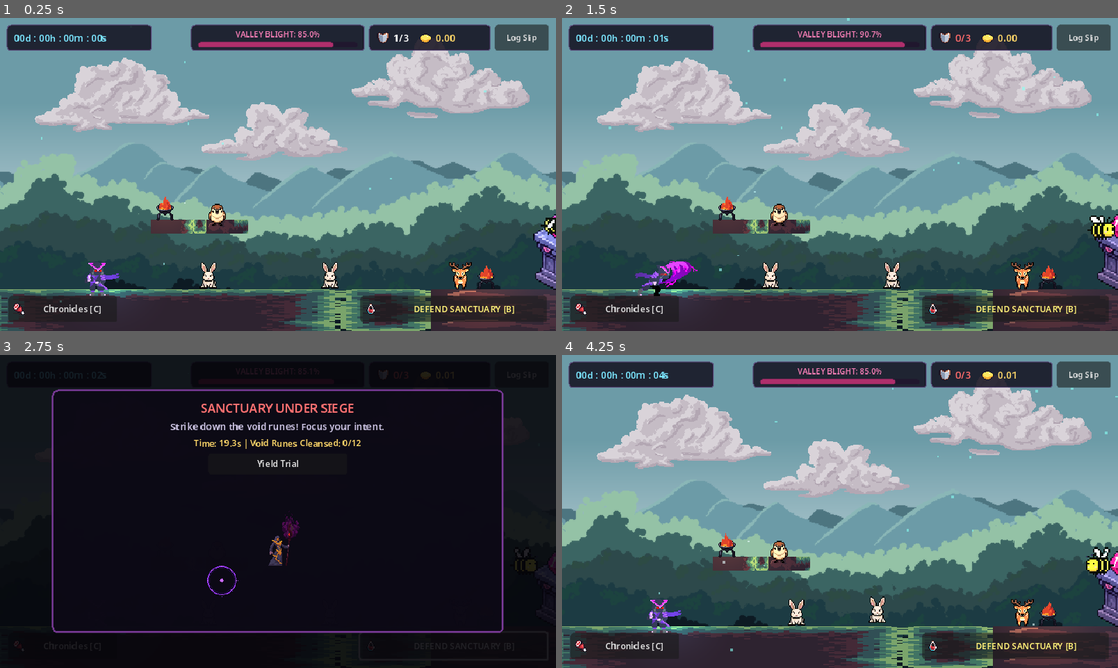
Above: before the commit, frames 1-4 (two rows, left to right).
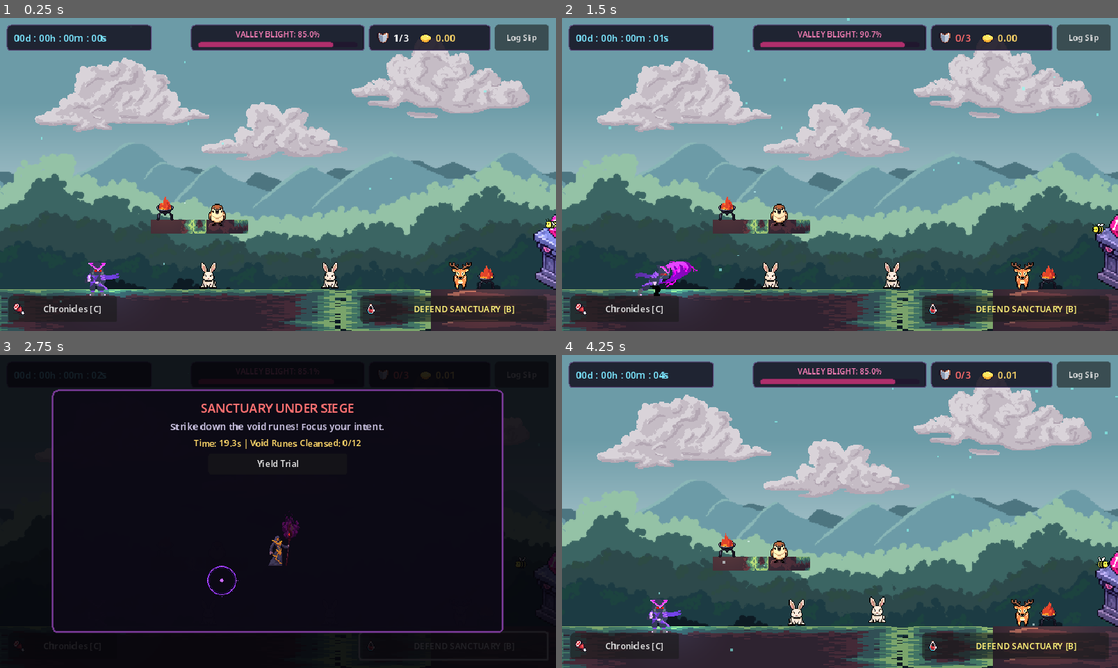
Above: after the commit, the same moments.

Repository: blackpirateapps/sanctuary
Game: Godot game, scene res://scenes/main.tscn
The game is run twice, just before and just after one commit, with the same random seed, the same clock (stepped at 60 frames per second) and the same inputs.
Inputs:
- Up to frame 1 (0.25 s): no input
- Up to frame 2 (1.5 s): click "Log Slip" at 0.5 s; click "Confirm Slip" at 1.25 s
- Up to frame 3 (2.75 s): click "DEFEND SANCTUARY [B]" at 2 s
- Up to frame 4 (4.25 s): click "Chronicles [C]" at 2.75 s; click "Yield Trial" at 3.5 s

The runs differ from the first frame. In frame 1, less than 0.1% of the frame differs, in the area x 97-100%, y 63-70%; in frame 2, 0.2%; in frame 3, less than 0.1%; in frame 4, 0.4%, in the area x 40-100%, y 61-86%.

Commit message:
fix(wildlife): reduce cute pack & frog scales, fix dragonfly forward facing, and set forest fauna to background

Diff:
--- a/project/scenes/main.tscn
+++ b/project/scenes/main.tscn
@@ -777,15 +777,23 @@
 [node name="Animals" type="Node2D" parent="."]
 
 [node name="Fauna_Rabbit1" parent="Animals" instance=ExtResource("69_animal")]
+z_index = -1
 position = Vector2(240, 312)
 animal_id = "rabbit"
+is_background = true
+can_pet = false
+can_flee = false
 wander_min_x = 160.0
 wander_max_x = 340.0
 
 [node name="Fauna_Rabbit2" parent="Animals" instance=ExtResource("69_animal")]
+z_index = -1
 position = Vector2(380, 312)
 animal_id = "rabbit"
 display_name = "Meadow Bunny"
+is_background = true
+can_pet = false
+can_flee = false
 wander_min_x = 300.0
 wander_max_x = 470.0
 
@@ -794,14 +802,22 @@
 animal_id = "sparrow"
 
 [node name="Fauna_Deer" parent="Animals" instance=ExtResource("69_animal")]
+z_index = -1
 position = Vector2(530, 312)
 animal_id = "deer"
+is_background = true
+can_pet = false
+can_flee = false
 wander_min_x = 480.0
 wander_max_x = 610.0
 
 [node name="Fauna_Doe" parent="Animals" instance=ExtResource("69_animal")]
+z_index = -1
 position = Vector2(740, 312)
 animal_id = "doe"
+is_background = true
+can_pet = false
+can_flee = false
 wander_min_x = 660.0
 wander_max_x = 810.0
 
@@ -816,8 +832,12 @@
 animal_id = "owl"
 
 [node name="Fauna_Fox" parent="Animals" instance=ExtResource("69_animal")]
+z_index = -1
 position = Vector2(980, 312)
 animal_id = "fox"
+is_background = true
+can_pet = false
+can_flee = false
 wander_min_x = 910.0
 wander_max_x = 1110.0
 
@@ -866,15 +886,18 @@
 animal_id = "raven"
 
 [node name="Spirit_GoldenDoe" parent="Animals" instance=ExtResource("69_animal")]
+z_index = -1
 position = Vector2(600, 312)
 animal_id = "doe"
 display_name = "Golden Spirit Doe"
+is_background = true
+can_pet = false
+can_flee = false
 wander_min_x = 520.0
 wander_max_x = 680.0
 unlock_tier = 1
 is_spirit = true
 spirit_color = Color(1, 0.85, 0.35, 1)
-pet_message = "*The Golden Spirit Doe bathes your spirit in celestial warmth (+2 Focus Mana)*"
 
 [node name="Spirit_GuardianBear" parent="Animals" instance=ExtResource("69_animal")]
 position = Vector2(1050, 312)
--- a/project/scratch/test_wildlife.gd
+++ b/project/scratch/test_wildlife.gd
@@ -66,43 +66,82 @@
 			"Ground animal %s position.y (%.1f) does not match floor (%.1f)" % [g_name, node.position.y, FLOOR_Y])
 		print("  ✔ %s cleanly grounded at Y = %.1f" % [g_name, node.position.y])
 
-	# 4. Wander Boundaries & Range Sanity
-	print("\n--- Test 4: Wander Boundaries Sanity ---")
-	for child in animals_node.get_children():
-		var min_x: float = child.get("wander_min_x")
-		var max_x: float = child.get("wander_max_x")
-		var pos_x: float = child.position.x
-		if min_x != 0.0 or max_x != 0.0:
-			assert(min_x >= 0.0 and max_x <= 5760.0, "Wander bounds [%.1f, %.1f] out of world bounds [0, 5760] in %s" % [min_x, max_x, child.name])
-			assert(min_x <= max_x, "min_x (%.1f) > max_x (%.1f) in %s" % [min_x, max_x, child.name])
-			assert(pos_x >= min_x - 50.0 and pos_x <= max_x + 50.0, "Initial position %.1f outside wander bounds [%.1f, %.1f] in %s" % [pos_x, min_x, max_x, child.name])
-	print("✔ All wander patrol intervals strictly within valid world coordinates [0..5760]")
+	# 4. Scale Reduction Verification (Frog, Dragonfly & Cute Pack)
+	print("\n--- Test 4: Size Reductions Verification ---")
+	var frog = animals_node.get_node("Fauna_Frog")
+	assert(frog.base_scale.x <= 0.65 and frog.base_scale.y <= 0.65, "Frog scale should be reduced (<= 0.65), got %s" % str(frog.base_scale))
+	print("  ✔ Frog scale verified reduced: %s" % str(frog.base_scale))
 
-	# 5. Petting Interaction & Mana Reward
-	print("\n--- Test 5: Petting Interaction Mechanics ---")
-	var deer = animals_node.get_node("Fauna_Deer")
-	assert(deer != null, "Fauna_Deer missing")
+	var dragonfly = animals_node.get_node("Fauna_Dragonfly")
+	assert(dragonfly.base_scale.x <= 0.4 and dragonfly.base_scale.y <= 0.4, "Dragonfly scale should be reduced (<= 0.4), got %s" % str(dragonfly.base_scale))
+	print("  ✔ Dragonfly scale verified reduced: %s" % str(dragonfly.base_scale))
+
+	var cute_pack_nodes = [
+		"Fauna_Bee", "Fauna_Dragonfly", "Fauna_Bat1", "Fauna_WhiteBat",
+		"Spirit_GuardianBear", "Spirit_VoidDrake"
+	]
+	for c_name in cute_pack_nodes:
+		var node = animals_node.get_node(c_name)
+		assert(node.base_scale.x < 1.0 and node.base_scale.y < 1.0, "Cute pack animal %s scale should be < 1.0, got %s" % [c_name, str(node.base_scale)])
+		print("  ✔ [Cute Pack] %s scale reduced: %s" % [c_name, str(node.base_scale)])
+	print("✔ All Cute pack animals and tiny frog verified with reduced proportions")
+
+	# 5. Background & Non-Interactable Fauna Verification (Fox, Deer, Doe, Rabbit)
+	print("\n--- Test 5: Background & Non-Interactable Animals Check ---")
+	var bg_animals = [
+		"Fauna_Rabbit1", "Fauna_Rabbit2", "Fauna_Deer", "Fauna_Doe", "Fauna_Fox", "Spirit_GoldenDoe"
+	]
+	for bg_name in bg_animals:
+		var node = animals_node.get_node(bg_name)
+		assert(node.is_background == true, "%s should have is_background = true" % bg_name)
+		assert(node.can_pet == false, "%s should be non-interactable (can_pet = false)" % bg_name)
+		assert(node.z_index == -1, "%s should have z_index = -1" % bg_name)
+		assert(node.prompt_label.visible == false, "%s prompt label should never be visible" % bg_name)
+		print("  ✔ %s verified as background (z_index=-1, non-interactable)" % bg_name)
+	print("✔ Fox, Deer, Doe, Rabbits are verified non-interactable and placed in background plane")
+
+	# 6. Dragonfly Forward Movement / Facing Direction Verification
+	print("\n--- Test 6: Dragonfly Forward Facing Mechanics ---")
+	# When moving to the right (dir > 0), sprite should face right (flip_h = true since default faces left)
+	dragonfly._target_x = dragonfly.position.x + 50.0
+	dragonfly._process_fly_hover(0.016, 0.0)
+	var aspr = dragonfly.get_node("AnimatedSprite2D")
+	assert(aspr.flip_h == true, "Dragonfly moving right must face right (flip_h = true)")
+	print("  ✔ Dragonfly moving right: flip_h == true (facing forward)")
+
+	# When moving to the left (dir < 0), sprite should face left (flip_h = false since default faces left)
+	dragonfly._target_x = dragonfly.position.x - 50.0
+	dragonfly._process_fly_hover(0.016, 0.0)
+	assert(aspr.flip_h == false, "Dragonfly moving left must face left (flip_h = false)")
+	print("  ✔ Dragonfly moving left: flip_h == false (facing forward)")
+	print("✔ Dragonfly verified always moving forward, never backwards")
+
+	# 7. Petting Interaction on Interactable Creature
+	print("\n--- Test 7: Petting Interaction Mechanics (Interactable Fauna) ---")
+	var owl = animals_node.get_node("Fauna_Owl")
+	assert(owl != null, "Fauna_Owl missing")
+	assert(owl.can_pet == true, "Fauna_Owl should be interactable")
 	var mana_before: float = HabitManager.focus_mana
-	deer._perform_pet()
+	owl._perform_pet()
 	var mana_after: float = HabitManager.focus_mana
 	assert(abs(mana_after - (mana_before + 2.0)) < 0.01, "Expected +2.0 mana, before: %.2f, after: %.2f" % [mana_before, mana_after])
-	print("✔ Petting triggered successfully: awarded +2.0 Focus Mana (%.2f -> %.2f)" % [mana_before, mana_after])
-	assert(deer._pet_cooldown > 0.0, "Pet cooldown not set")
-	print("✔ Pet cooldown verified: %.1fs" % deer._pet_cooldown)
-	assert(deer.feedback_label.visible == true, "Feedback label should be visible on pet")
-	print("✔ Feedback label displayed: '%s'" % deer.feedback_label.text)
+	print("✔ Petting triggered successfully on Owl: awarded +2.0 Focus Mana (%.2f -> %.2f)" % [mana_before, mana_after])
+	assert(owl._pet_cooldown > 0.0, "Pet cooldown not set")
+	print("✔ Pet cooldown verified: %.1fs" % owl._pet_cooldown)
+	assert(owl.feedback_label.visible == true, "Feedback label should be visible on pet")
+	print("✔ Feedback label displayed: '%s'" % owl.feedback_label.text)
 
-	# 6. Reactive Flee Simulation
-	print("\n--- Test 6: Reactive Fleeing ---")
-	var rabbit = animals_node.get_node("Fauna_Rabbit1")
-	assert(rabbit != null, "Fauna_Rabbit1 missing")
-	rabbit._trigger_flee()
-	assert(rabbit._is_fleeing == true, "Rabbit should enter fleeing state")
-	assert(rabbit._flee_timer > 0.0, "Rabbit flee timer should be active")
-	print("✔ Reactive flee mechanism verified (timer: %.1fs)" % rabbit._flee_timer)
+	# 8. Reactive Flee Simulation
+	print("\n--- Test 8: Reactive Fleeing on Shy Creature ---")
+	var frog_node = animals_node.get_node("Fauna_Frog")
+	assert(frog_node != null, "Fauna_Frog missing")
+	frog_node._trigger_flee()
+	assert(frog_node._is_fleeing == true, "Frog should enter fleeing state")
+	assert(frog_node._flee_timer > 0.0, "Frog flee timer should be active")
+	print("✔ Reactive flee mechanism verified on Frog (timer: %.1fs)" % frog_node._flee_timer)
 
-	# 7. Milestone Unlock Visibility
-	print("\n--- Test 7: Clean Streak Milestone Spirit Unlocks ---")
+	# 9. Clean Streak Milestone Spirit Unlocks
+	print("\n--- Test 9: Clean Streak Milestone Spirit Unlocks ---")
 	var golden_doe = animals_node.get_node("Spirit_GoldenDoe")
 	var guardian_bear = animals_node.get_node("Spirit_GuardianBear")
 	var void_drake = animals_node.get_node("Spirit_VoidDrake")
@@ -112,7 +151,6 @@
 	assert(void_drake.unlock_tier == 5, "Celestial Drake should require Tier 5")
 	print("✔ Milestone unlock tiers verified (Golden Doe: T1, Guardian Bear: T3, Void Drake: T5)")
 
-	# Check baseline visibility according to current player tier
 	var current_tier: int = HabitManager.get_current_tier_index()
 	print("  Current player tier index: %d" % current_tier)
 	if current_tier < 1:
@@ -136,13 +174,13 @@
 		assert(void_drake.visible == true, "Void Drake should be visible at Tier >= 5")
 		print("  ✔ Celestial Void Drake unlocked (Tier %d >= 5)" % current_tier)
 
-	# 8. Brazier & Ambient Lighting Compatibility
-	print("\n--- Test 8: 2D Lighting & Canvas Filter ---")
+	# 10. Texture Filter & Pixel Crispness
+	print("\n--- Test 10: 2D Lighting & Canvas Filter ---")
 	for child in animals_node.get_children():
 		var spr: Sprite2D = child.get_node("Sprite2D")
-		var aspr: AnimatedSprite2D = child.get_node("AnimatedSprite2D")
+		var anim: AnimatedSprite2D = child.get_node("AnimatedSprite2D")
 		assert(spr.texture_filter == CanvasItem.TEXTURE_FILTER_NEAREST, "Sprite2D texture filter not Nearest in %s" % child.name)
-		assert(aspr.texture_filter == CanvasItem.TEXTURE_FILTER_NEAREST, "AnimatedSprite2D texture filter not Nearest in %s" % child.name)
+		assert(anim.texture_filter == CanvasItem.TEXTURE_FILTER_NEAREST, "AnimatedSprite2D texture filter not Nearest in %s" % child.name)
 	print("✔ 100% of animal visual nodes enforce nearest-neighbor pixel texture filtering")
 
 	print("\n========================================================")
--- a/project/scripts/animal.gd
+++ b/project/scripts/animal.gd
@@ -21,11 +21,13 @@
 		"speed": 22.0,
 		"hop_h": 3.5,
 		"hop_freq": 7.0,
-		"can_flee": true,
-		"flee_dist": 50.0,
-		"can_pet": true,
-		"pet_msg": "*The hare twitches its nose happily (+2 Focus Mana)*",
-		"offset": Vector2(0, -16)
+		"can_flee": false,
+		"flee_dist": 0.0,
+		"can_pet": false,
+		"is_background": true,
+		"pet_msg": "",
+		"offset": Vector2(0, -16),
+		"scale": Vector2.ONE
 	},
 	"deer": {
 		"display_name": "Sanctuary Stag",
@@ -36,10 +38,12 @@
 		"hop_h": 2.0,
 		"hop_freq": 4.5,
 		"can_flee": false,
-		"flee_dist": 40.0,
-		"can_pet": true,
-		"pet_msg": "*The stag bows gracefully (+2 Focus Mana)*",
-		"offset": Vector2(0, -16)
+		"flee_dist": 0.0,
+		"can_pet": false,
+		"is_background": true,
+		"pet_msg": "",
+		"offset": Vector2(0, -16),
+		"scale": Vector2.ONE
 	},
 	"doe": {
 		"display_name": "Gentle Doe",
@@ -50,10 +54,12 @@
 		"hop_h": 2.0,
 		"hop_freq": 4.5,
 		"can_flee": false,
-		"flee_dist": 40.0,
-		"can_pet": true,
-		"pet_msg": "*The doe nuzzles your palm warmly (+2 Focus Mana)*",
-		"offset": Vector2(0, -16)
+		"flee_dist": 0.0,
+		"can_pet": false,
+		"is_background": true,
+		"pet_msg": "",
+		"offset": Vector2(0, -16),
+		"scale": Vector2.ONE
 	},
 	"sparrow": {
 		"display_name": "Forest Songbird",
@@ -64,8 +70,10 @@
 		"can_flee": true,
 		"flee_dist": 45.0,
 		"can_pet": false,
-		"pet_msg": "",
-		"offset": Vector2(0, -16)
+		"is_background": false,
+		"pet_msg": "",
+		"offset": Vector2(0, -16),
+		"scale": Vector2.ONE
 	},
 	"owl": {
 		"display_name": "Watcher Owl",
@@ -76,8 +84,10 @@
 		"can_flee": false,
 		"flee_dist": 40.0,
 		"can_pet": true,
+		"is_background": false,
 		"pet_msg": "*The owl blinks sagely in approval (+2 Focus Mana)*",
-		"offset": Vector2(0, -16)
+		"offset": Vector2(0, -16),
+		"scale": Vector2.ONE
 	},
 	"fox": {
 		"display_name": "Amber Fox",
@@ -87,25 +97,29 @@
 		"speed": 28.0,
 		"hop_h": 3.0,
 		"hop_freq": 6.0,
-		"can_flee": true,
-		"flee_dist": 55.0,
-		"can_pet": true,
-		"pet_msg": "*The fox playfully brushes its tail against you (+2 Focus Mana)*",
-		"offset": Vector2(0, -16)
+		"can_flee": false,
+		"flee_dist": 0.0,
+		"can_pet": false,
+		"is_background": true,
+		"pet_msg": "",
+		"offset": Vector2(0, -16),
+		"scale": Vector2.ONE
 	},
 	"frog": {
 		"display_name": "Mire Frog",
 		"mode": MovementMode.GROUND_HOP,
 		"is_animated": false,
 		"texture": "res://assets/animals/tiny/frog.png",
-		"speed": 20.0,
-		"hop_h": 5.0,
+		"speed": 18.0,
+		"hop_h": 2.5,
 		"hop_freq": 5.0,
 		"can_flee": true,
 		"flee_dist": 40.0,
 		"can_pet": true,
-		"pet_msg": "*The frog lets out a cheerful croak (+2 Focus Mana)*",
-		"offset": Vector2(0, -16)
+		"is_background": false,
+		"pet_msg": "*The tiny frog lets out a cheerful croak (+2 Focus Mana)*",
+		"offset": Vector2(0, -16),
+		"scale": Vector2(0.6, 0.6)
 	},
 	"hedgehog": {
 		"display_name": "Thorny Hedgehog",
@@ -118,8 +132,10 @@
 		"can_flee": true,
 		"flee_dist": 40.0,
 		"can_pet": true,
+		"is_background": false,
 		"pet_msg": "*The hedgehog carefully uncurls to greet you (+2 Focus Mana)*",
-		"offset": Vector2(0, -16)
+		"offset": Vector2(0, -16),
+		"scale": Vector2.ONE
 	},
 	"snail": {
 		"display_name": "Moss Snail",
@@ -132,8 +148,10 @@
 		"can_flee": false,
 		"flee_dist": 30.0,
 		"can_pet": true,
+		"is_background": false,
 		"pet_msg": "*A patient snail rests calmly (+2 Focus Mana)*",
-		"offset": Vector2(0, -16)
+		"offset": Vector2(0, -16),
+		"scale": Vector2.ONE
 	},
 	"raven": {
 		"display_name": "Void Raven",
@@ -144,8 +162,10 @@
 		"can_flee": true,
 		"flee_dist": 40.0,
 		"can_pet": false,
-		"pet_msg": "",
-		"offset": Vector2(0, -16)
+		"is_background": false,
+		"pet_msg": "",
+		"offset": Vector2(0, -16),
+		"scale": Vector2.ONE
 	},
 	"bee": {
 		"display_name": "Amber Honeybee",
@@ -160,8 +180,10 @@
 		"speed": 22.0,
 		"can_flee": false,
 		"can_pet": false,
-		"pet_msg": "",
-		"offset": Vector2(0, -20)
+		"is_background": false,
+		"pet_msg": "",
+		"offset": Vector2(0, -20),
+		"scale": Vector2(0.45, 0.45)
 	},
 	"dragonfly": {
 		"display_name": "Emerald Dragonfly",
@@ -177,8 +199,10 @@
 		"speed": 28.0,
 		"can_flee": false,
 		"can_pet": false,
-		"pet_msg": "",
-		"offset": Vector2(0, -24)
+		"is_background": false,
+		"pet_msg": "",
+		"offset": Vector2(0, -24),
+		"scale": Vector2(0.35, 0.35)
 	},
 	"bat": {
 		"display_name": "Shadow Bat",
@@ -193,8 +217,10 @@
 		"speed": 25.0,
 		"can_flee": false,
 		"can_pet": false,
-		"pet_msg": "",
-		"offset": Vector2(0, -24)
+		"is_background": false,
+		"pet_msg": "",
+		"offset": Vector2(0, -24),
+		"scale": Vector2(0.55, 0.55)
 	},
 	"white_bat": {
 		"display_name": "Spectral Bat",
@@ -209,8 +235,10 @@
 		"speed": 26.0,
 		"can_flee": false,
 		"can_pet": false,
-		"pet_msg": "",
-		"offset": Vector2(0, -24)
+		"is_background": false,
+		"pet_msg": "",
+		"offset": Vector2(0, -24),
+		"scale": Vector2(0.55, 0.55)
 	},
 	"bear": {
 		"display_name": "Guardian Bear",
@@ -225,8 +253,10 @@
 		"speed": 20.0,
 		"can_flee": false,
 		"can_pet": true,
+		"is_background": false,
 		"pet_msg": "*The Ancient Guardian Bear rumbles with steadfast fortitude (+2 Focus Mana)*",
-		"offset": Vector2(0, -28)
+		"offset": Vector2(0, -28),
+		"scale": Vector2(0.7, 0.7)
 	},
 	"baby_dragon": {
 		"display_name": "Celestial Drake",
@@ -241,8 +271,10 @@
 		"speed": 22.0,
 		"can_flee": false,
 		"can_pet": true,
+		"is_background": false,
 		"pet_msg": "*The Celestial Drake coils gently around you, honoring your mastery (+2 Focus Mana)*",
-		"offset": Vector2(0, -30)
+		"offset": Vector2(0, -30),
+		"scale": Vector2(0.6, 0.6)
 	}
 }
 
@@ -250,6 +282,8 @@
 @export var display_name: String = ""
 @export var movement_mode: MovementMode = MovementMode.GROUND_HOP
 @export var is_animated_pack: bool = false
+@export var is_background: bool = false
+@export var base_scale: Vector2 = Vector2.ONE
 
 # Textures / Frame paths
 @export var static_texture: Texture2D
@@ -305,12 +339,21 @@
 	_perch_origin = position
 	_target_x = position.x
 
+	if is_background:
+		z_index = -1
+		can_pet = false
+		can_flee = false
+
 	if wander_min_x == 0.0 and wander_max_x == 0.0:
 		wander_min_x = position.x - 40.0
 		wander_max_x = position.x + 40.0
 
 	sprite.texture_filter = CanvasItem.TEXTURE_FILTER_NEAREST
 	anim_sprite.texture_filter = CanvasItem.TEXTURE_FILTER_NEAREST
+
+	# Apply configured base scale to visual nodes
+	sprite.scale = base_scale
+	anim_sprite.scale = base_scale
 
 	# Setup visual representation
 	if is_animated_pack and animation_frames.size() > 0:
@@ -350,6 +393,15 @@
 	if not p.is_empty():
 		movement_mode = p.get("mode", movement_mode)
 		is_animated_pack = p.get("is_animated", is_animated_pack)
+
+		if p.has("scale"):
+			base_scale = p["scale"]
+		if p.has("is_background"):
+			is_background = p["is_background"]
+		if is_background:
+			z_index = -1
+			can_pet = false
+			can_flee = false
 
 		if p.has("speed"):
 			move_speed = p["speed"]
@@ -465,9 +517,10 @@
 			_process_fly_hover(delta, t)
 
 func _process_idle(delta: float, t: float) -> void:
-	var breath = 1.0 + sin(t * 3.0) * 0.03
+	var breath_y = base_scale.y * (1.0 + sin(t * 3.0) * 0.03)
 	var active_node = anim_sprite if is_animated_pack else sprite
-	active_node.scale.y = breath
+	active_node.scale.y = breath_y
+	active_node.scale.x = base_scale.x
 
 	_state_timer -= delta
 	if _state_timer <= 0.0:
@@ -484,7 +537,8 @@
 			flee_dir = 1.0
 		position.x += flee_dir * move_speed * flee_speed_mult * delta
 		position.x = clampf(position.x, wander_min_x - 30.0, wander_max_x + 30.0)
-		active_node.flip_h = (flee_dir < 0.0)
+		# Default facing is LEFT, so moving right (flee_dir > 0) requires flip_h = true
+		active_node.flip_h = (flee_dir > 0.0)
 
 		# Rapid fleeing hops
 		_walk_cycle_t += delta * hop_frequency * 1.5
@@ -505,11 +559,12 @@
 			_is_idling = true
 			_state_timer = randf_range(2.0, 6.0)
 			position.y = _base_y
-			active_node.scale = Vector2.ONE
+			active_node.scale = base_scale
 		else:
 			_state_timer -= delta
 			position.x += dir * move_speed * delta
-			active_node.flip_h = (dir < 0.0)
+			# Default facing is LEFT, so moving right (dir > 0) requires flip_h = true
+			active_node.flip_h = (dir > 0.0)
 
 			_walk_cycle_t += delta * hop_frequency
 			position.y = _base_y - abs(sin(_walk_cycle_t)) * hop_height
@@ -538,7 +593,8 @@
 		else:
 			_state_timer -= delta
 			position.x += dir * move_speed * delta
-			active_node.flip_h = (dir < 0.0)
+			# Default facing is LEFT, so moving right (dir > 0) requires flip_h = true
+			active_node.flip_h = (dir > 0.0)
 			if is_animated_pack and not anim_sprite.is_playing():
 				anim_sprite.play("default")
 
@@ -546,8 +602,9 @@
 	var active_node = anim_sprite if is_animated_pack else sprite
 
 	if not _is_fleeing:
-		var breath = 1.0 + sin(t * 2.5) * 0.03
-		active_node.scale.y = breath
+		var breath_y = base_scale.y * (1.0 + sin(t * 2.5) * 0.03)
+		active_node.scale.y = breath_y
+		active_node.scale.x = base_scale.x
 
 		_state_timer -= delta
 		if _state_timer <= 0.0:
@@ -569,7 +626,8 @@
 
 	var dir: float = sign(_target_x - position.x)
 	position.x += dir * move_speed * 0.65 * delta
-	active_node.flip_h = (dir < 0.0)
+	# Default facing is LEFT, so moving right (dir > 0) requires flip_h = true
+	active_node.flip_h = (dir > 0.0)
 
 	position.y = _base_y + sin(t * 3.5 + position.x * 0.05) * 4.0
 
@@ -586,6 +644,9 @@
 		_is_idling = false
 
 func _perform_pet() -> void:
+	if not can_pet or is_background:
+		return
+
 	_pet_cooldown = pet_cooldown_time
 	prompt_label.visible = false
 
Not shown, changed: handoff/FEATURES.md
Not shown, changed: handoff/LATEST_LOGS.md
